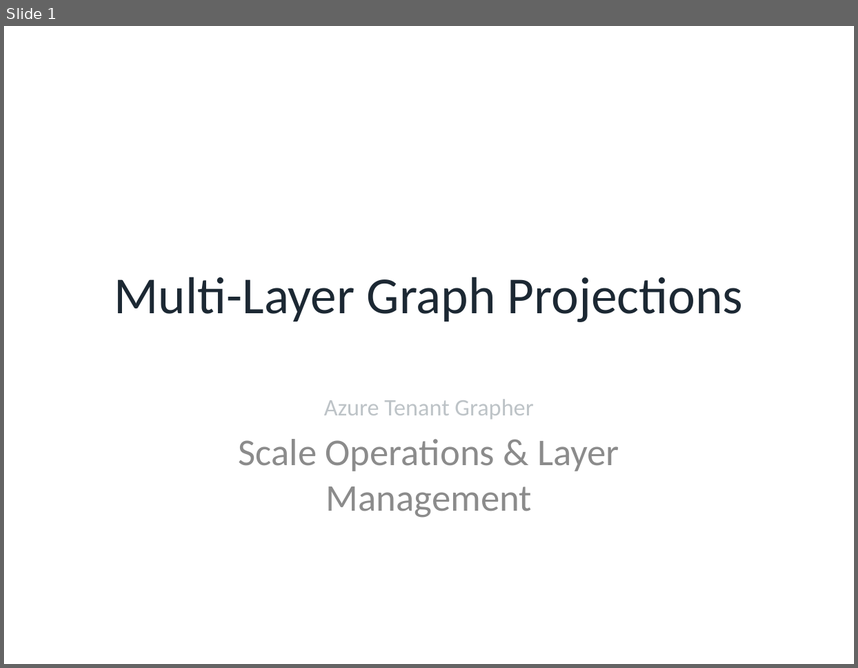
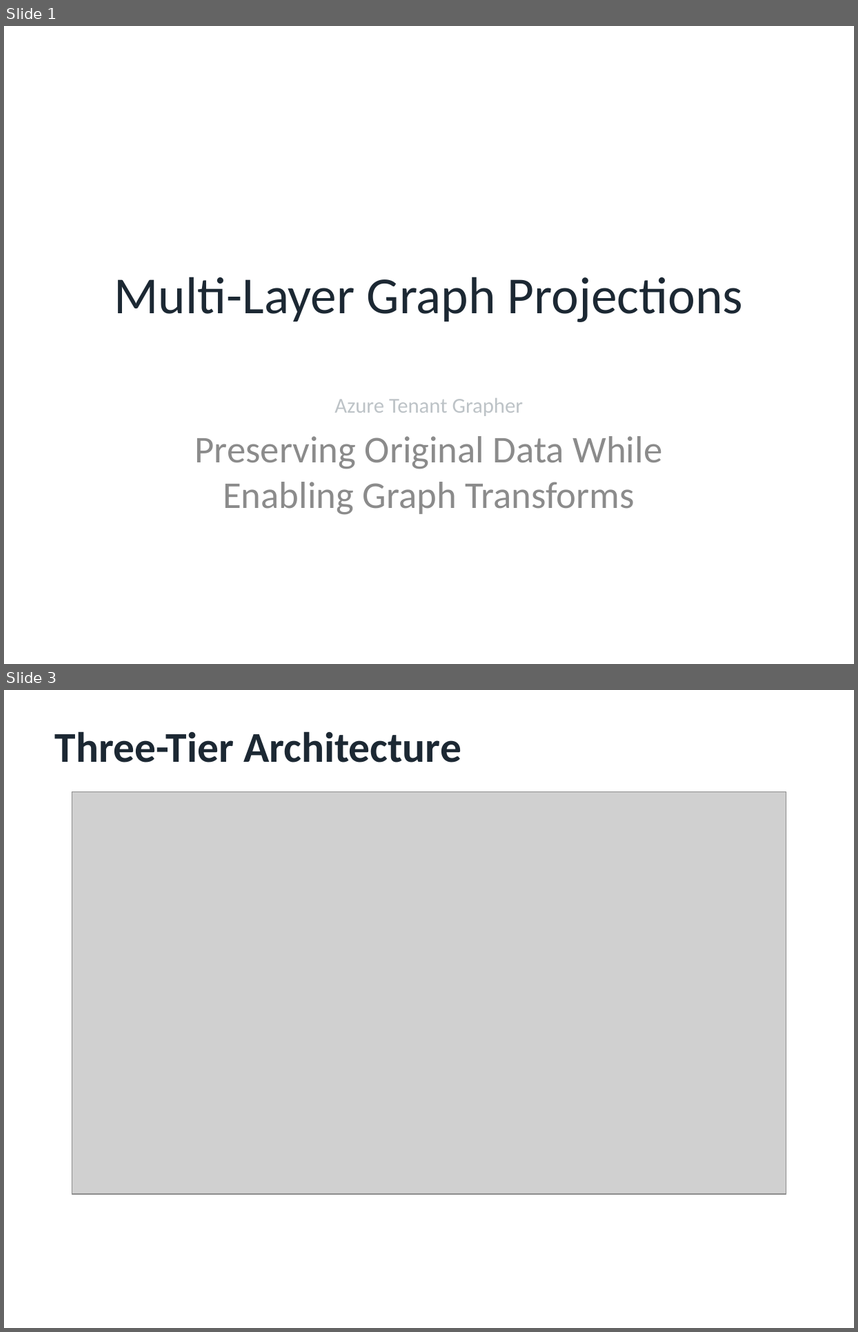
Before and after one commit to rysweet/azure-tenant-grapher, a slide deck: Multi_Layer_Graph_Projections.pptx. Shown one above the other, each under a label of ours: slide 1 before the commit, slides 1 and 3 after it; the slides between them are not shown. The pictures are 858x668 and 858x1332 pixels, drawn with LibreOffice and Linux fonts; fonts in the diff are those of the drawing; grey boxes stand for pictures. Boxes give left, top, right and bottom in pixels: in the first picture for what was removed or moved away, otherwise in the second. Text is boxed around its words. In the diff, an @@ line names an element or a change of style, - is before the commit and + after.

```diff
--- a/Multi_Layer_Graph_Projections.pptx
+++ b/Multi_Layer_Graph_Projections.pptx
@@ slide 3 added at (4,690,854,1328), background #FFFFFF @@
@@ text added at (55,731,461,762), 36 pt, text #1C2833, bold @@
+Three-Tier Architecture
@@ picture added at (72,792,786,1193) @@
@@ slide 1 changed as well @@
@@ subtitle at (335,398,524,416): size 20 to 18 pt in "Azure Tenant Grapher" @@
@@ subtitle at (195,436,663,515): text changed @@
-Scale Operations & Layer Management
+Preserving Original Data While Enabling Graph Transforms
```
Also in this commit, not shown: 10 other slides changed, 4 other slides added, 6 slides removed, 7 other files.
